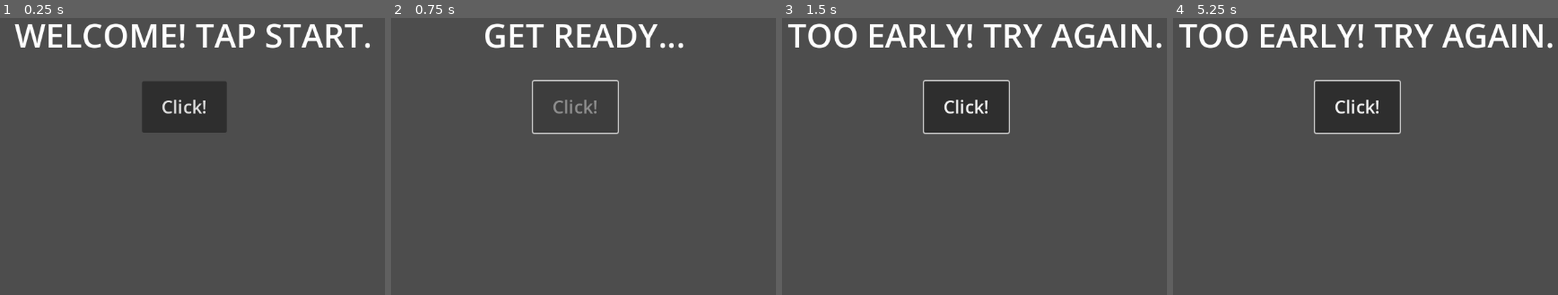
Above: before the commit, frames 1-4 (left to right).
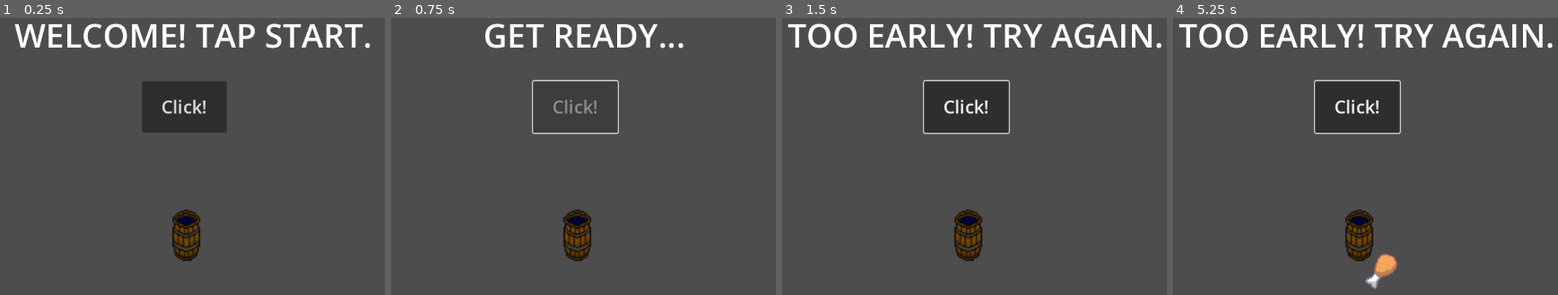
Above: after the commit, the same moments.

Repository: mousewanderer/MyLittleProjectGames
Game: Godot game, scene res://main.tscn
The game is run twice, just before and just after one commit, with the same random seed, the same clock (stepped at 60 frames per second) and the same inputs.
Inputs (mouse positions are in pixels of both pictures, inside the frame that each line leads up to):
- Up to frame 1 (0.25 s): no input
- Up to frame 2 (0.75 s): click "Click!" at 0.5 s
- Up to frame 3 (1.5 s): tap Enter at 1.25 s; move the mouse to (1124, 178) at 1.27 s; click (1124, 178) at 1.42 s
- Up to frame 4 (5.25 s): click "Click!" at 2 s; tap Space at 2.75, 5 s; move the mouse to (1215, 217) at 2.77 s; click (1215, 217) at 2.92 s; click "Click!" at 3.5 s; tap Enter at 4.25 s; move the mouse to (1430, 109) at 4.27 s; click (1430, 109) at 4.42 s; move the mouse to (1323, 278) at 5.02 s; click (1323, 278) at 5.17 s

The runs differ from the first frame. In frame 1, 1.1% of the frame differs, in the area x 44-52%, y 69-88%; in frame 2, 1.1%; in frame 3, 1.1%; in frame 4, 1.7%, in the area x 44-59%, y 69-99%.

Commit message:
Adding Spawner

Diff:
--- a/main.tscn
+++ b/main.tscn
@@ -1,6 +1,8 @@
-[gd_scene load_steps=2 format=3 uid="uid://b2k330jc3b6va"]
+[gd_scene load_steps=4 format=3 uid="uid://b2k330jc3b6va"]
 
-[ext_resource type="Script" path="res://main.gd" id="1_10tw6"]
+[ext_resource type="Script" uid="uid://oqvg0sjvclpa" path="res://main.gd" id="1_10tw6"]
+[ext_resource type="Script" uid="uid://btsgm283jpa1c" path="res://spawn_random_stuff.gd" id="2_0xm2m"]
+[ext_resource type="Texture2D" uid="uid://b322r5k0lwtcn" path="res://random_item/Spawner.png" id="3_h2yge"]
 
 [node name="Main" type="Control"]
 layout_mode = 3
@@ -31,4 +33,17 @@
 [node name="WaitTimer" type="Timer" parent="."]
 one_shot = true
 
+[node name="Spawn random stuff" type="Node2D" parent="."]
+position = Vector2(579, 392)
+script = ExtResource("2_0xm2m")
+
+[node name="Timer" type="Timer" parent="Spawn random stuff"]
+wait_time = 5.0
+autostart = true
+
+[node name="Sprite2D" type="Sprite2D" parent="Spawn random stuff"]
+scale = Vector2(2, 2)
+texture = ExtResource("3_h2yge")
+
 [connection signal="timeout" from="WaitTimer" to="." method="_on_wait_timer_timeout"]
+[connection signal="timeout" from="Spawn random stuff/Timer" to="Spawn random stuff" method="_on_timer_timeout"]
--- a/project.godot
+++ b/project.godot
@@ -12,9 +12,10 @@
 
 config/name="Reaction Tester"
 run/main_scene="res://main.tscn"
-config/features=PackedStringArray("4.3", "Mobile")
+config/features=PackedStringArray("4.4", "Mobile")
 config/icon="res://icon.svg"
 
 [rendering]
 
-renderer/rendering_method="mobile"
+renderer/rendering_method="gl_compatibility"
+renderer/rendering_method.mobile="gl_compatibility"
--- /dev/null
+++ b/spawn_random_stuff.gd
@@ -0,0 +1,36 @@
+extends Node2D
+
+# Loading stuff
+@onready var item_textures: Array[Texture2D] = [
+	preload("res://random_item/Grapes.png"),
+	preload("res://random_item/ChickenLeg.png"),
+	preload("res://random_item/LightBulb.png"),
+	preload("res://random_item/WaterDrop.png"),
+	preload("res://random_item/Watermelon.png")
+]
+
+	# Pick a random texture
+
+func _on_timer_timeout() -> void:
+	var texture: Texture2D = item_textures.pick_random()
+	var area := Area2D.new()
+	var sprite := Sprite2D.new()
+	sprite.texture = texture
+	#i am tired to make it small manuallly --- hahhahahaha
+	sprite.scale = Vector2(1, 1)
+	var shape := CollisionShape2D.new()
+	var rect_shape := RectangleShape2D.new()
+	rect_shape.size = sprite.texture.get_size() * sprite.scale
+	shape.shape = rect_shape
+	#why I Did thsi affafafaf
+	area.add_child(sprite)
+	area.add_child(shape)
+
+	# It must be near
+	area.position = Vector2(randi_range(0, 100), randi_range(0, 100))
+	area.input_event.connect(_on_item_clicked.bind(area))
+	add_child(area)
+
+func _on_item_clicked(viewport, event, shape_idx, area: Area2D) -> void:
+	if event is InputEventMouseButton and event.pressed:
+		area.queue_free()
Not shown, added: main.gd.uid
Binary file added: random_item/Chickenleg.png
Not shown, added: random_item/Chickenleg.png.import
Binary file added: random_item/Grapes.png
Not shown, added: random_item/Grapes.png.import
Binary file added: random_item/Lightbulb.png
Not shown, added: random_item/Lightbulb.png.import
Binary file added: random_item/Spawner.png
Not shown, added: random_item/Spawner.png.import
Binary file added: random_item/WaterDrop.png
Not shown, added: random_item/WaterDrop.png.import
Binary file added: random_item/Watermelon.png
(and 3 more such lines)
